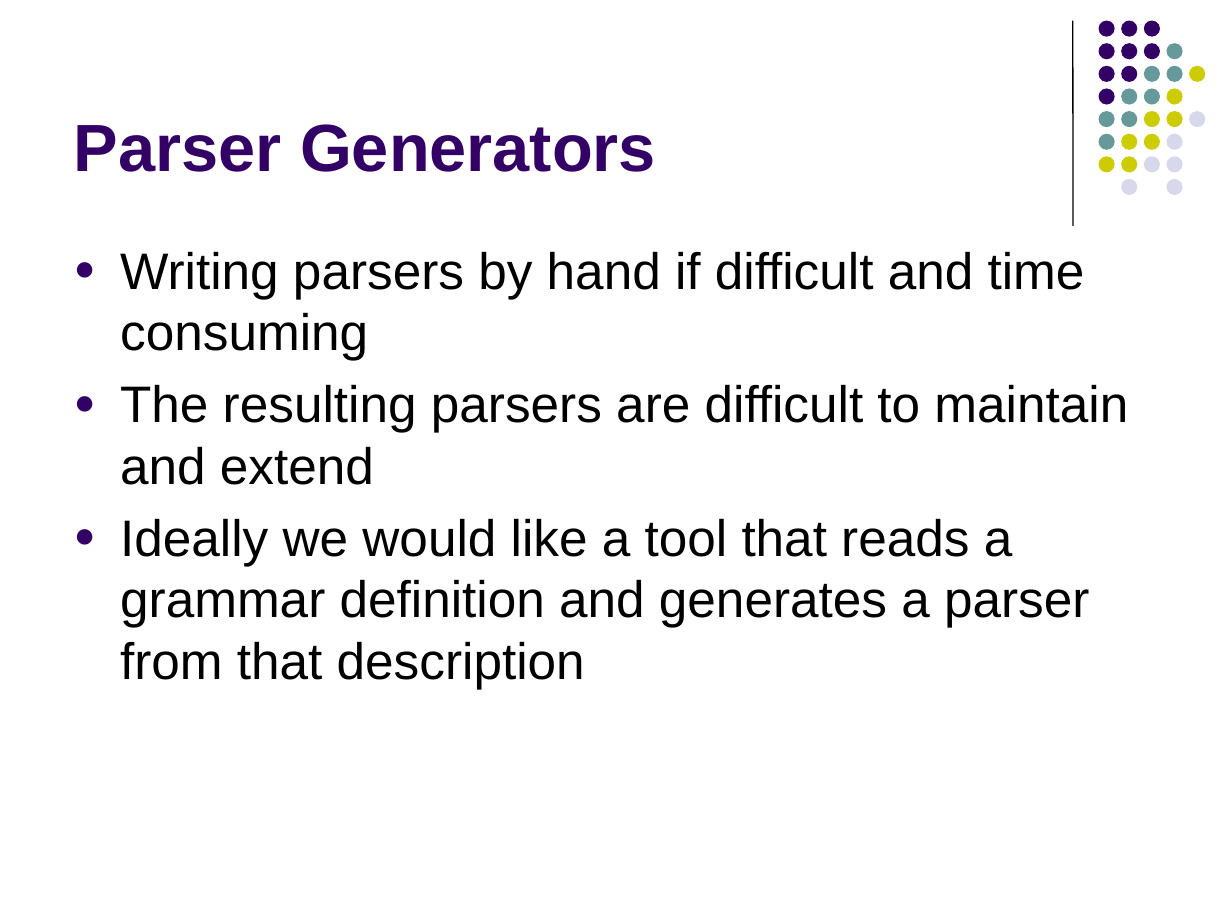
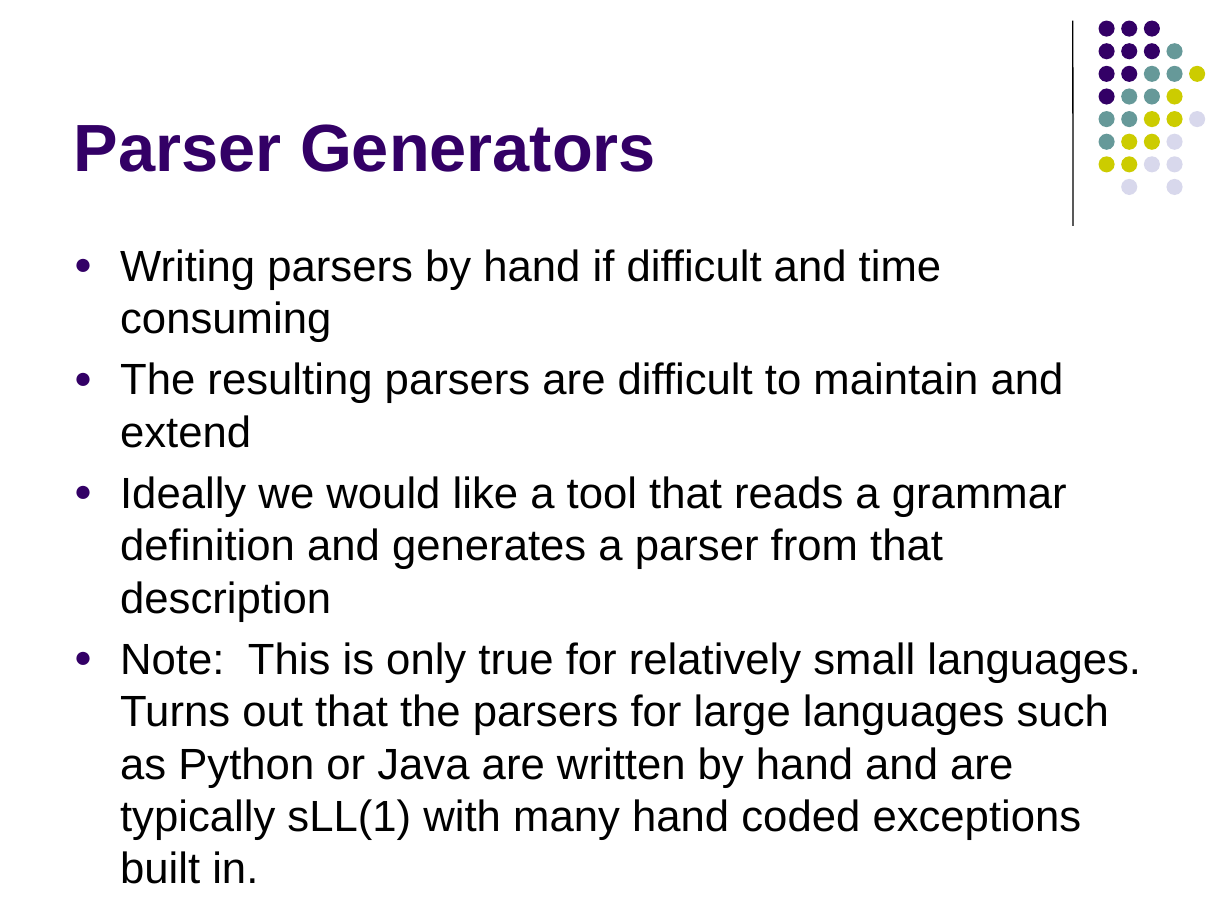
Before and after one commit to lutzhamel/CSC402, a slide deck: slide 8 of csc402-ln003.pptx. Drawn at 1232x924 pixels with LibreOffice and Linux fonts; fonts in the diff are those of the drawing. Boxes give left, top, right and bottom in pixels: in the first picture for what was removed or moved away, otherwise in the second. Text is boxed around its words. In the diff, an @@ line names an element or a change of style, - is before the commit and + after.

```diff
--- a/csc402-ln003.pptx
+++ b/csc402-ln003.pptx
@@ text at [120,249,1067,622]: size 30 to 25.5 pt in "Writing parsers by hand if difficult and ...", "The resulting parsers are difficult to maintain ...", "Ideally we would like a tool that ..." @@
@@ text at [120,642,1141,840]: paragraph added @@
+● Note: This is only true for relatively small languages. Turns out that the parsers for large languages such as Python or Java are written by hand and are typically sLL(1) with many hand coded exceptions built in.
```
Also in this commit, not shown: 3 other slides changed, 1 other file.
